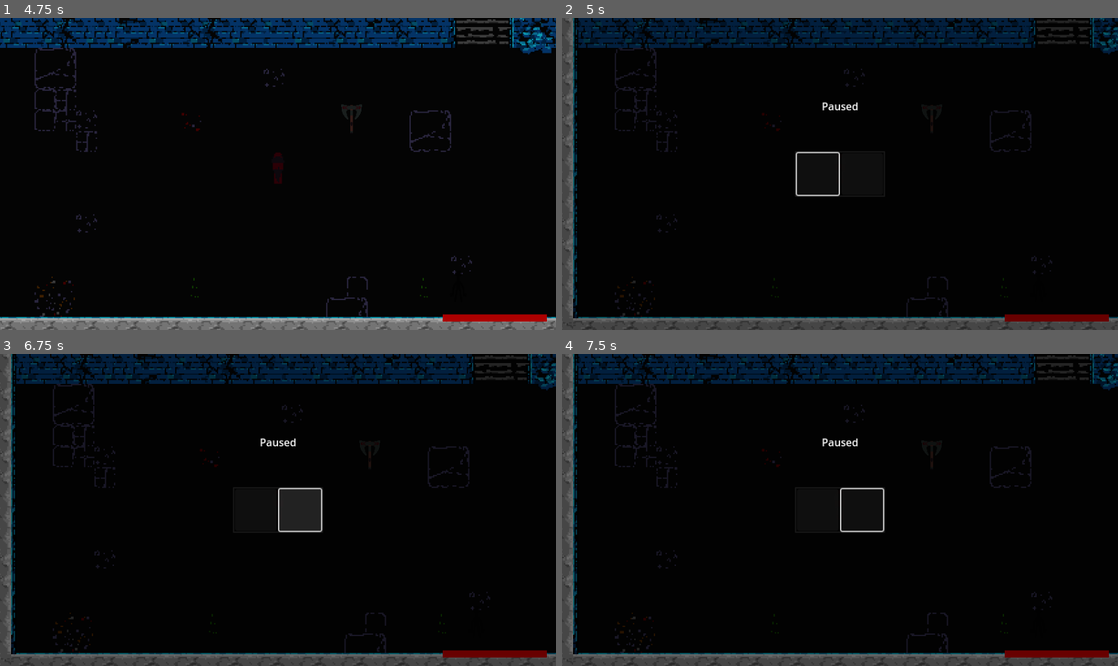
Above: before the commit, frames 1-4 (two rows, left to right).
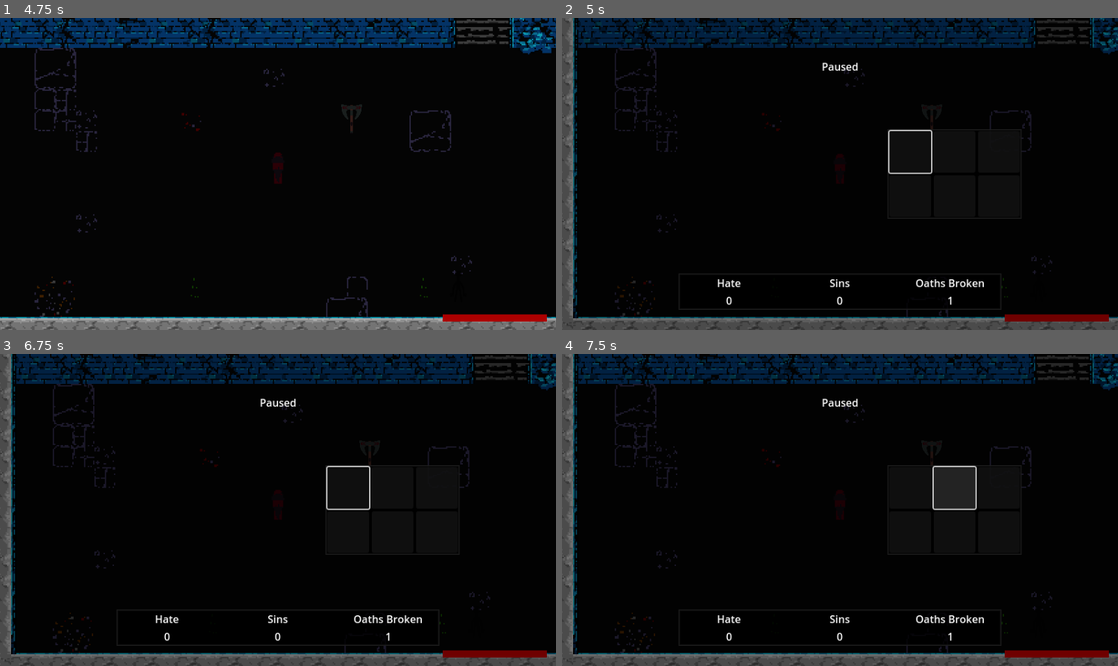
Above: after the commit, the same moments.

Repository: blakecash775/oathbreaker
Game: Godot game, scene res://Interface/TitleScreen/titlescreen.tscn
Same seed, same stepped clock (60 frames per second), same inputs: the game is played once before the commit and once after it.
Inputs (mouse positions are in pixels of both pictures, inside the frame that each line leads up to; where the layout moved, square brackets give the same spot in the first picture):
- Up to frame 1 (4.75 s): click "New Game" at 0.5 s; tap Enter at 1.25 s; move the mouse to (400, 158) at 1.27 s; press the mouse at (400, 158) at 1.28 s; hold Right (right) 1.28-2.03 s; move the mouse to (166, 189) at 2.02 s; release the mouse at (166, 189) at 2.03 s; hold Down (down) 2.03-2.78 s; click (166, 189) at 2.1 s; move the mouse to (333, 105) at 2.77 s; press the mouse at (333, 105) at 2.78 s; hold Right (right) 2.78-3.53 s; move the mouse to (250, 236) at 3.52 s; release the mouse at (250, 236) at 3.53 s; hold Up (up) 3.53-4.28 s; click (250, 236) at 3.6 s; move the mouse to (444, 220) at 4.27 s; press the mouse at (444, 220) at 4.28 s; hold Left (left) from 4.28 s (still down)
- Up to frame 2 (5 s): keep holding Left (left); tap Escape (pause) at 4.9 s
- Up to frame 3 (6.75 s): move the mouse to (111, 463) at 5.02 s; release the mouse at (111, 463) at 5.03 s; click (111, 463) at 5.1 s; release Left (left) at 5.75 s; click (350, 488) [255, 510] at 5.75 s; click (300, 510) at 6.52 s
- Up to frame 4 (7.5 s): click (956, 488) at 7.27 s

Frame 1 is identical in both runs. In frame 2, 1.2% of the frame differs, in the area x 21-83%, y 14-94%; in frame 3, 2.2%; in frame 4, 2.2%.

Commit message:
reorganize folders, ominous UI update

Diff:
--- a/Interface/Pause/inventory/inventory_slot.tscn
+++ b/Interface/Pause/inventory/inventory_slot.tscn
@@ -1,7 +1,7 @@
 [gd_scene load_steps=3 format=3 uid="uid://bl7peno2ciktr"]
 
 [ext_resource type="Script" uid="uid://b6pawiva1wnf1" path="res://Interface/Pause/inventory/inventory_slot_ui.gd" id="1_hpv85"]
-[ext_resource type="Texture2D" uid="uid://c2y5lftj3v4pj" path="res://Weapons/ChainAxe/FullAxe.png" id="1_jr3pn"]
+[ext_resource type="Texture2D" uid="uid://c2y5lftj3v4pj" path="res://Items/Weapons/ChainAxe/FullAxe.png" id="1_jr3pn"]
 
 [node name="InventorySlot" type="Button"]
 custom_minimum_size = Vector2(64, 64)
--- a/Interface/Pause/inventory/player_inventory.tres
+++ b/Interface/Pause/inventory/player_inventory.tres
@@ -5,5 +5,5 @@
 
 [resource]
 script = ExtResource("1_lfpic")
-slots = Array[ExtResource("2_yxdje")]([null, null])
+slots = Array[ExtResource("2_yxdje")]([null, null, null, null, null, null])
 metadata/_custom_type_script = "uid://b5eyd1iuiooqc"
--- a/Interface/Pause/pause.tscn
+++ b/Interface/Pause/pause.tscn
@@ -33,7 +33,7 @@
 anchor_bottom = 1.0
 grow_horizontal = 2
 grow_vertical = 2
-color = Color(0, 0, 0, 0.39215687)
+color = Color(0, 0, 0, 0.3529412)
 
 [node name="Label" type="Label" parent="Control"]
 layout_mode = 1
@@ -43,9 +43,9 @@
 anchor_right = 0.5
 anchor_bottom = 1.0
 offset_left = -28.5
-offset_top = -356.0
+offset_top = -417.0
 offset_right = 28.5
-offset_bottom = -333.0
+offset_bottom = -394.0
 grow_horizontal = 2
 grow_vertical = 0
 text = "Paused"
@@ -57,34 +57,116 @@
 anchor_top = 0.5
 anchor_right = 0.5
 anchor_bottom = 0.5
-offset_left = -35.0
-offset_top = -35.0
-offset_right = 35.0
-offset_bottom = 35.0
+offset_left = 73.0
+offset_top = -69.0
+offset_right = 279.0
+offset_bottom = 69.0
 grow_horizontal = 2
 grow_vertical = 2
 theme_override_styles/panel = SubResource("StyleBoxFlat_6bpq2")
 
 [node name="GridContainer" type="GridContainer" parent="Control/PanelContainer"]
 layout_mode = 2
-columns = 2
+columns = 3
 script = ExtResource("2_tymi6")
 data = ExtResource("3_2wx6c")
+
+[node name="InventorySlot6" parent="Control/PanelContainer/GridContainer" instance=ExtResource("2_pttgs")]
+layout_mode = 2
 
 [node name="InventorySlot" parent="Control/PanelContainer/GridContainer" instance=ExtResource("2_pttgs")]
 layout_mode = 2
 
+[node name="InventorySlot2" parent="Control/PanelContainer/GridContainer" instance=ExtResource("2_pttgs")]
+layout_mode = 2
+
+[node name="InventorySlot3" parent="Control/PanelContainer/GridContainer" instance=ExtResource("2_pttgs")]
+layout_mode = 2
+
+[node name="InventorySlot4" parent="Control/PanelContainer/GridContainer" instance=ExtResource("2_pttgs")]
+layout_mode = 2
+
+[node name="InventorySlot5" parent="Control/PanelContainer/GridContainer" instance=ExtResource("2_pttgs")]
+layout_mode = 2
+
 [node name="ItemFlavorText" type="Label" parent="Control"]
 layout_mode = 1
-anchors_preset = 8
-anchor_left = 0.5
+anchors_preset = -1
+anchor_left = 0.70600003
 anchor_top = 0.5
-anchor_right = 0.5
+anchor_right = 0.70600003
 anchor_bottom = 0.5
-offset_left = -0.5
-offset_top = 51.5
-offset_right = 0.5
-offset_bottom = 68.5
+offset_left = -73.92401
+offset_top = 85.5
+offset_right = 74.07599
+offset_bottom = 102.5
 grow_horizontal = 2
 grow_vertical = 2
-theme_override_font_sizes/font_size = 12
+theme_override_font_sizes/font_size = 16
+horizontal_alignment = 1
+
+[node name="Stats" type="PanelContainer" parent="Control"]
+layout_mode = 1
+anchors_preset = 7
+anchor_left = 0.5
+anchor_top = 1.0
+anchor_right = 0.5
+anchor_bottom = 1.0
+offset_left = -248.0
+offset_top = -87.0
+offset_right = 248.0
+offset_bottom = -31.0
+grow_horizontal = 2
+grow_vertical = 0
+theme_override_styles/panel = SubResource("StyleBoxFlat_6bpq2")
+
+[node name="HBoxContainer" type="HBoxContainer" parent="Control/Stats"]
+layout_direction = 1
+layout_mode = 2
+theme_override_constants/separation = 20
+alignment = 1
+
+[node name="Hate" type="VBoxContainer" parent="Control/Stats/HBoxContainer"]
+custom_minimum_size = Vector2(150, 0)
+layout_mode = 2
+alignment = 1
+
+[node name="Hate Title" type="Label" parent="Control/Stats/HBoxContainer/Hate"]
+layout_mode = 2
+text = "Hate"
+horizontal_alignment = 1
+
+[node name="Hate Stat" type="Label" parent="Control/Stats/HBoxContainer/Hate"]
+layout_mode = 2
+text = "0"
+horizontal_alignment = 1
+
+[node name="Sins" type="VBoxContainer" parent="Control/Stats/HBoxContainer"]
+custom_minimum_size = Vector2(150, 0)
+layout_mode = 2
+alignment = 1
+
+[node name="Sins Title" type="Label" parent="Control/Stats/HBoxContainer/Sins"]
+layout_mode = 2
+text = "Sins"
+horizontal_alignment = 1
+
+[node name="Sins Stat" type="Label" parent="Control/Stats/HBoxContainer/Sins"]
+layout_mode = 2
+text = "0"
+horizontal_alignment = 1
+
+[node name="Oaths Broken" type="VBoxContainer" parent="Control/Stats/HBoxContainer"]
+layout_mode = 2
+alignment = 1
+
+[node name="Oaths Broken Title" type="Label" parent="Control/Stats/HBoxContainer/Oaths Broken"]
+custom_minimum_size = Vector2(150, 0)
+layout_mode = 2
+text = "Oaths Broken"
+horizontal_alignment = 1
+
+[node name="Oaths Broken Stat" type="Label" parent="Control/Stats/HBoxContainer/Oaths Broken"]
+layout_mode = 2
+text = "1"
+horizontal_alignment = 1
--- /dev/null
+++ b/Items/Weapons/ChainAxe/chain_axe.tres
@@ -0,0 +1,13 @@
+[gd_resource type="Resource" script_class="WeaponData" load_steps=4 format=3 uid="uid://d3pjpmgh15idq"]
+
+[ext_resource type="Script" uid="uid://tud513q4p5e2" path="res://Items/Weapons/Abilities/Utils/ability_data.gd" id="1_mlf2k"]
+[ext_resource type="Script" uid="uid://cg7tcsxbqvos7" path="res://Items/Weapons/Utils/weapon_data.gd" id="1_pfabn"]
+[ext_resource type="Texture2D" uid="uid://c2y5lftj3v4pj" path="res://Items/Weapons/ChainAxe/FullAxe.png" id="2_hkuh6"]
+
+[resource]
+script = ExtResource("1_pfabn")
+base_damage = 2
+name = "Chain Axe"
+flavor_text = "His."
+texture = ExtResource("2_hkuh6")
+metadata/_custom_type_script = "uid://cg7tcsxbqvos7"
--- /dev/null
+++ b/Items/Weapons/Utils/weapon_data.gd
@@ -0,0 +1,10 @@
+class_name WeaponData extends ItemData
+
+@export var abilities: Array[AbilityData] = [] # PLACEHOLDER - Max 2, 2 Handed if it has 2, 1 handed if it has 1
+@export var style: String = "" # PLACEHOLDER - Implement Style Enum Later
+@export var speed: int = 1 # PLACEHOLDER - Change to float?
+@export var base_damage: int = 1 # PLACEHOLDER - Change to float?
+@export var passives: String = "" # PLACEHOLDER - Passives system unsupported, later is an enum
+
+# Variable range (Spear vs Sword vs Bow) and hitbox types (Size, disjoint, projectile) need to be supported as you add to this
+# Eventually we'll want to support non-weapon equipment, probably just change this over giving it a new data script (Maybe just amulet, or something?)
--- a/Weapons/ChainAxe/chain_axe.tres
+++ /dev/null
@@ -1,16 +0,0 @@
-[gd_resource type="Resource" script_class="WeaponData" load_steps=3 format=3 uid="uid://d3pjpmgh15idq"]
-
-[ext_resource type="Script" uid="uid://cg7tcsxbqvos7" path="res://Weapons/Utils/weapon_data.gd" id="1_pfabn"]
-[ext_resource type="Texture2D" uid="uid://c2y5lftj3v4pj" path="res://Weapons/ChainAxe/FullAxe.png" id="2_hkuh6"]
-
-[resource]
-script = ExtResource("1_pfabn")
-name = "Chain Axe"
-flavor_text = "Weapons of order"
-texture = ExtResource("2_hkuh6")
-abilities = null
-style = null
-speed = null
-base_damage = null
-passives = null
-metadata/_custom_type_script = "uid://cg7tcsxbqvos7"
--- a/Weapons/Utils/weapon_data.gd
+++ /dev/null
@@ -1,9 +0,0 @@
-class_name WeaponData extends ItemData
-
-@export var abilities: Array[AbilityData] = [] # PLACEHOLDER
-@export var style: String = "" # PLACEHOLDER
-@export var speed: String = "" # PLACEHOLDER
-@export var base_damage: String = "" # PLACEHOLDER
-@export var passives: String = "" # PLACEHOLDER - Passives system unsupported
-
-# Variable range (Spear vs Sword vs Bow) and hitbox types (Size, disjoint, projectile) need to be supported as you add to this
--- a/Zones/prison.tscn
+++ b/Zones/prison.tscn
@@ -5,7 +5,7 @@
 [ext_resource type="PackedScene" uid="uid://bnhmglu1jvy07" path="res://Tilemaps/dark_forest.tscn" id="2_ggtou"]
 [ext_resource type="PackedScene" uid="uid://0e5hhu8s5fg1" path="res://Zones/ZoneHelpers/ZoneTransition.tscn" id="4_myuaf"]
 [ext_resource type="PackedScene" path="res://Items/Utils/item_pickup/ItemPickup.tscn" id="5_cpk4x"]
-[ext_resource type="Resource" uid="uid://d3pjpmgh15idq" path="res://Weapons/ChainAxe/chain_axe.tres" id="6_20rsc"]
+[ext_resource type="Resource" uid="uid://d3pjpmgh15idq" path="res://Items/Weapons/ChainAxe/chain_axe.tres" id="6_20rsc"]
 [ext_resource type="PackedScene" uid="uid://ctiaxcnn6yxpa" path="res://Enemies/haunt/haunt.tscn" id="7_20rsc"]
 
 [node name="Prison" type="Node2D"]
Renamed: Abilities/Utils/ability_data.gd -> Items/Weapons/Abilities/Utils/ability_data.gd
Renamed: Abilities/Utils/ability_data.gd.uid -> Items/Weapons/Abilities/Utils/ability_data.gd.uid
Renamed: Weapons/ChainAxe/FullAxe.png -> Items/Weapons/ChainAxe/FullAxe.png
Not shown, changed: Items/Weapons/ChainAxe/FullAxe.png.import
Renamed: Weapons/ChainAxe/axe-head.png -> Items/Weapons/ChainAxe/axe-head.png
Not shown, changed: Items/Weapons/ChainAxe/axe-head.png.import
Renamed: Weapons/ChainAxe/axe-link.png -> Items/Weapons/ChainAxe/axe-link.png
Not shown, changed: Items/Weapons/ChainAxe/axe-link.png.import
Renamed: Weapons/Utils/weapon_data.gd.uid -> Items/Weapons/Utils/weapon_data.gd.uid
